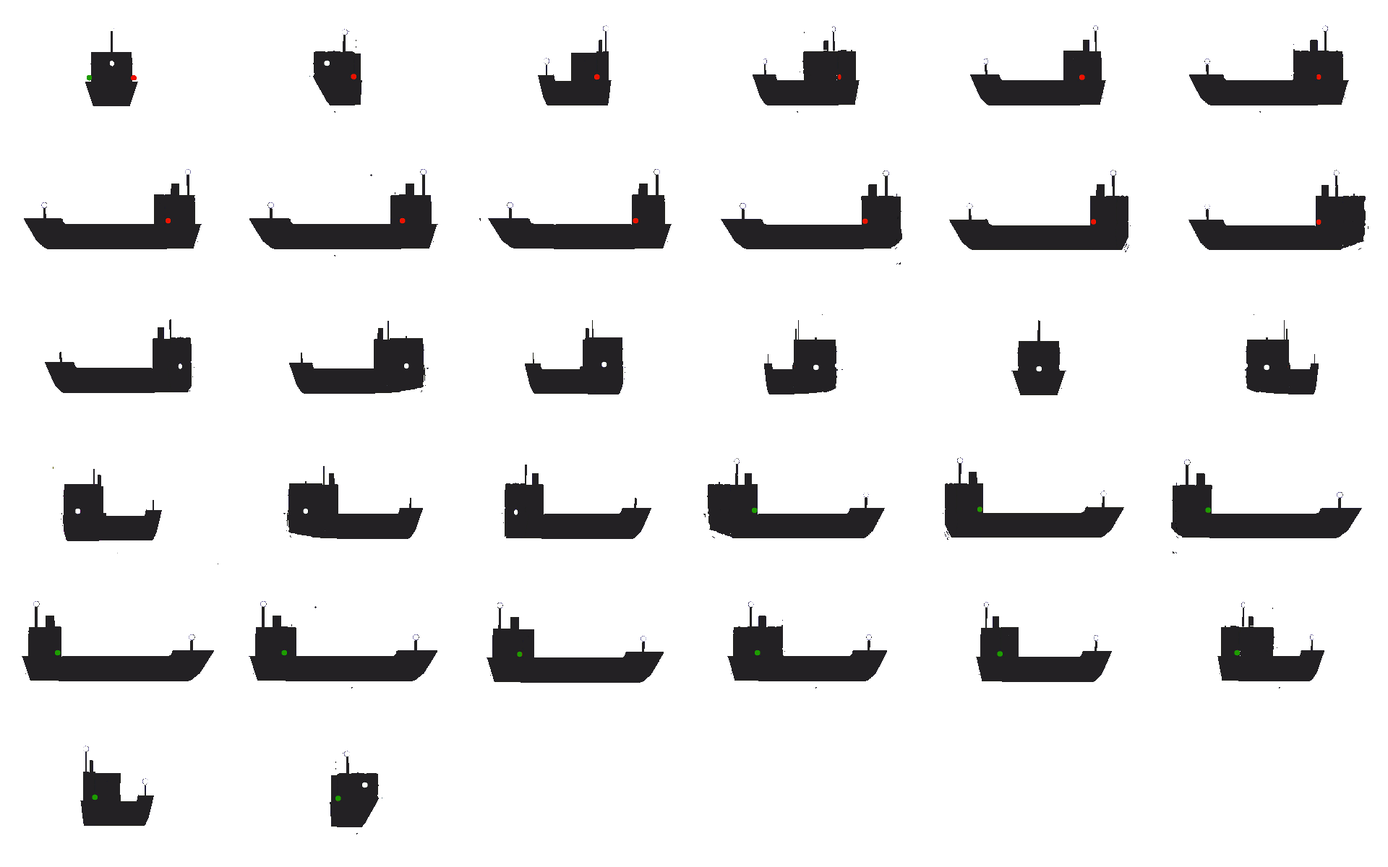
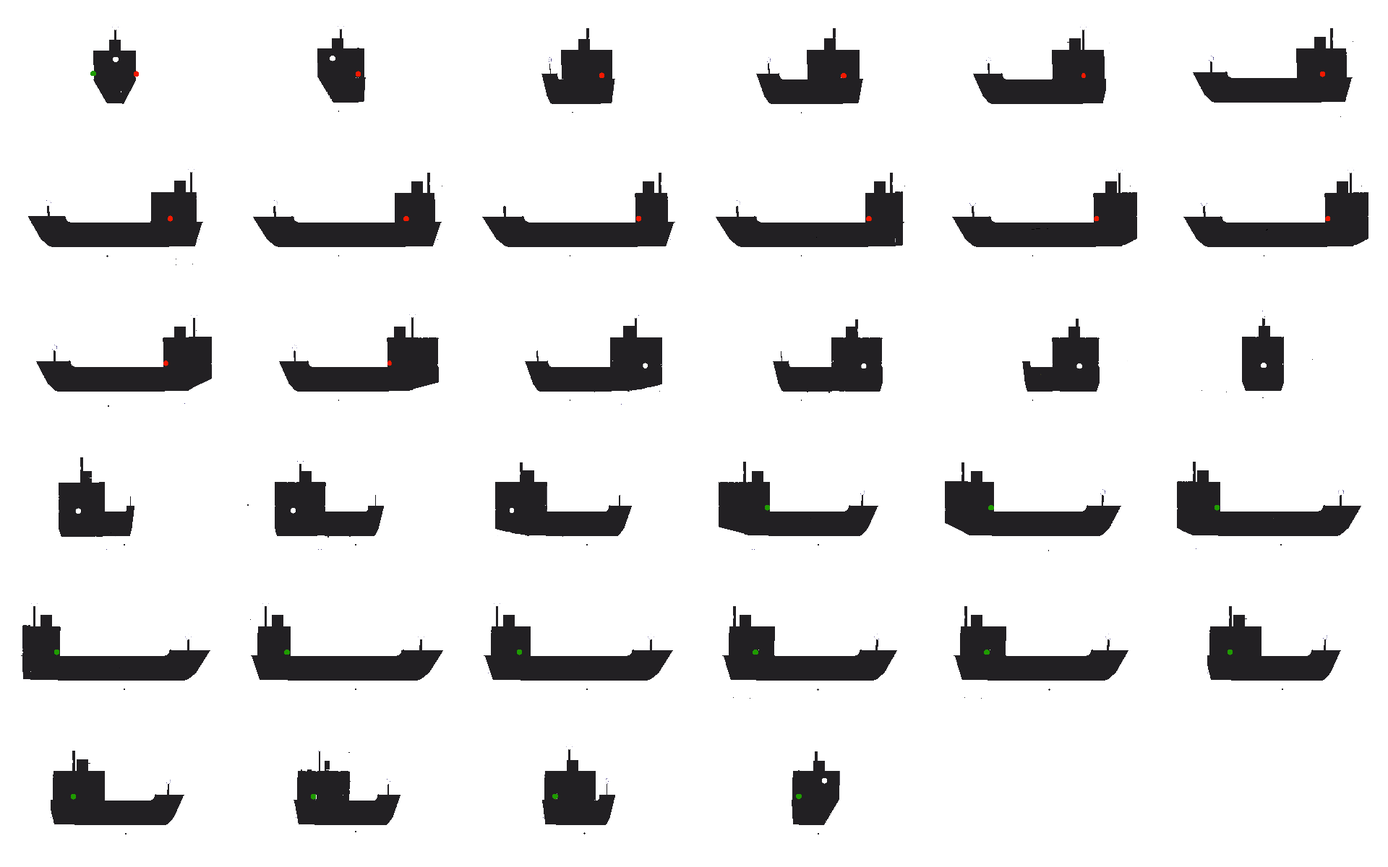
Revision of a layered 1388x867 image; what changed, layer by layer:
renamed "Pasted Layer #1" to "Layer", painted on it over [52, 337, 1181, 821]
removed layer "Pasted Layer" over [283, 466, 423, 540]
painted on "ship" over [0, 23, 1369, 867]
